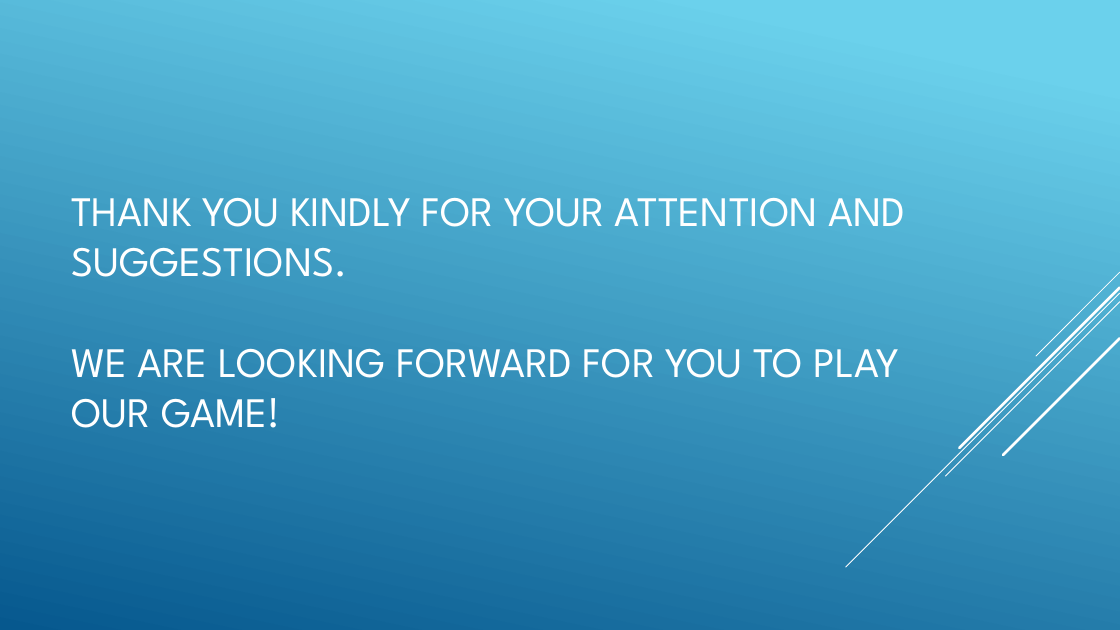
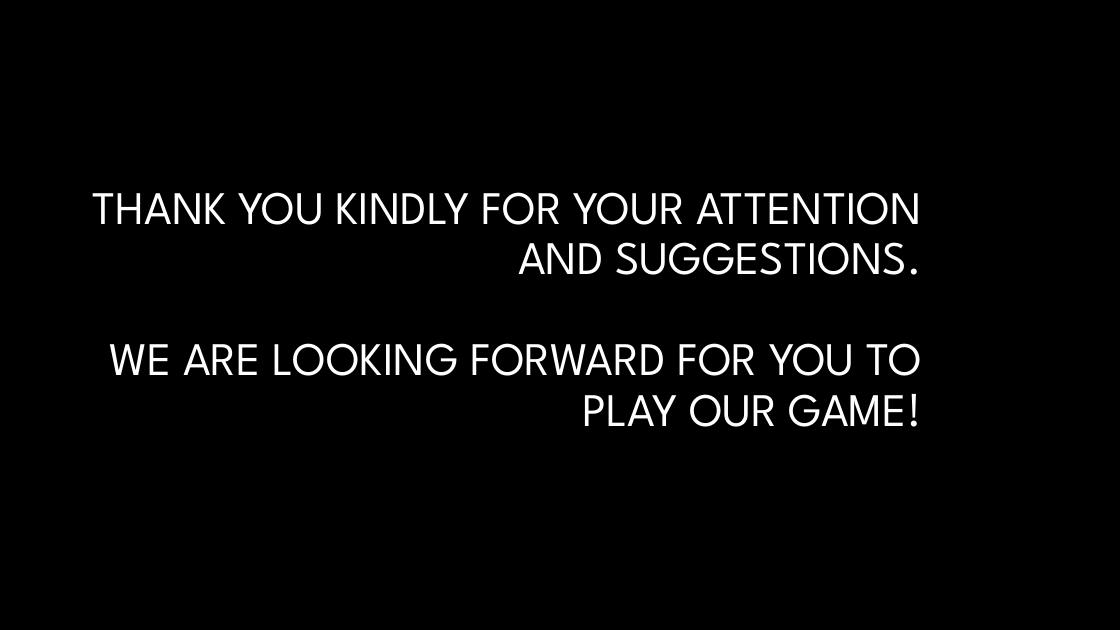
Before and after one commit to kakol20/HFG, a slide deck: slide 8 of Portfolio Project.pptx (slide 7 before the commit). Drawn at 1120x630 pixels with LibreOffice and Linux fonts; fonts in the diff are those of the drawing; background and template pictures are left out. Boxes give left, top, right and bottom in pixels: in the first picture for what was removed or moved away, otherwise in the second. Text is boxed around its words. In the diff, an @@ line names an element or a change of style, - is before the commit and + after.

```diff
--- a/Portfolio Project.pptx
+++ b/Portfolio Project.pptx
@@ background gradient #6ED2EB to #06588E to #000000 @@
@@ title "THANK YOU KINDLY FOR YOUR ..." at (93,192,922,427): size 36 to 40 pt; alignment left to right; line spacing 1 to 0.9 @@
@@ group removed at (846,272,1120,567): 5 lines @@
```
Also in this commit, not shown: 6 other slides changed, 1 slide added.
